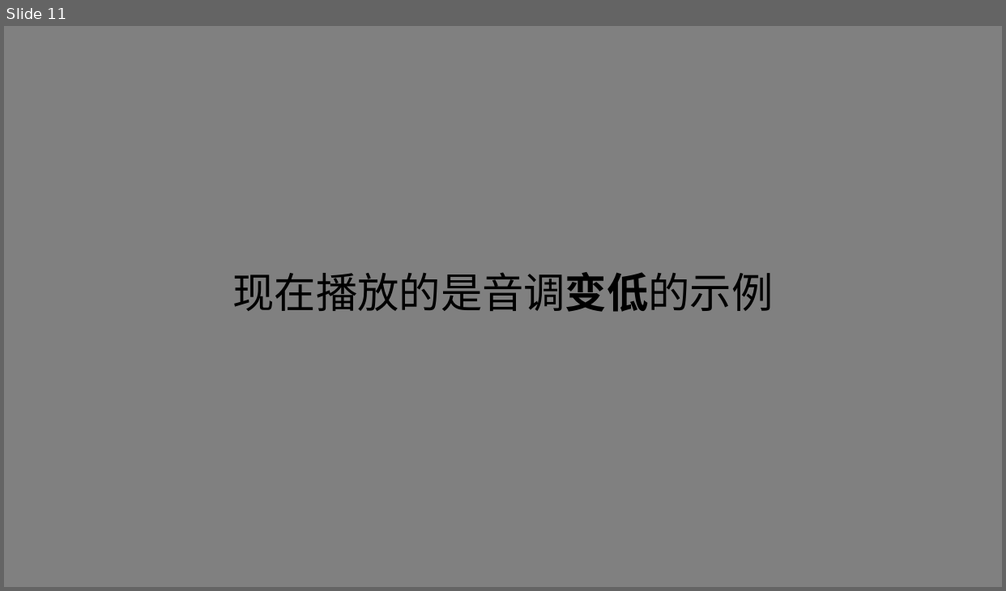
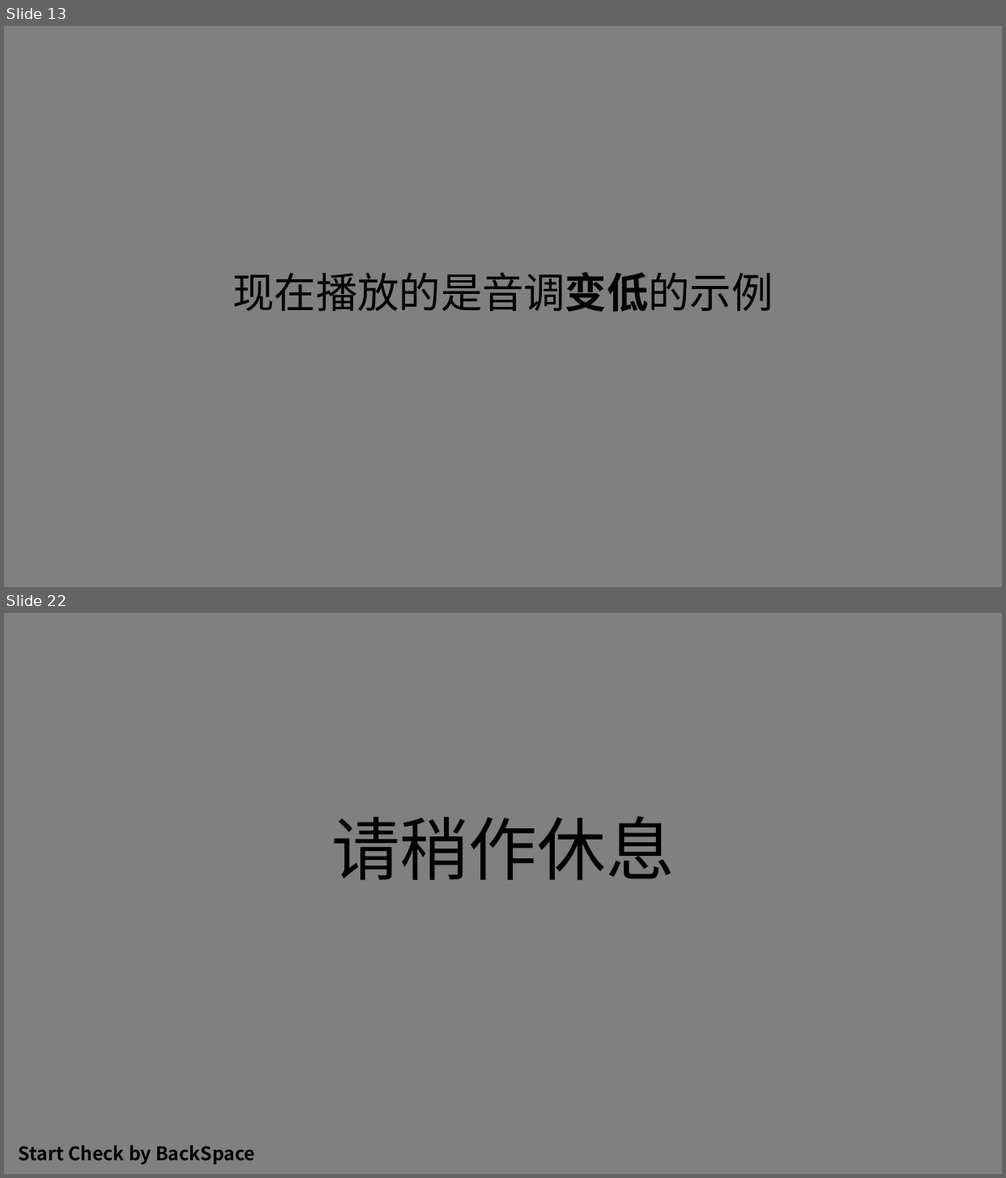
Before and after one commit to lyxose/RhythmicCue, a slide deck: Instructions/指导语.pptx. Shown one above the other, each under a label of ours: slide 11 before the commit, slides 13 and 22 after it; the slides between them are not shown. The pictures are 1006x591 and 1006x1178 pixels, drawn with LibreOffice and Linux fonts; fonts in the diff are those of the drawing. Boxes give left, top, right and bottom in pixels: in the first picture for what was removed or moved away, otherwise in the second. Text is boxed around its words. In the diff, an @@ line names an element or a change of style, - is before the commit and + after.

```diff
--- a/Instructions/指导语.pptx
+++ b/Instructions/指导语.pptx
@@ slide 22 added at <box>4,613,1002,1174</box>, background #808080 @@
@@ text added at <box>331,816,674,880</box>, 66 pt, text #000000 @@
+请稍作休息
@@ text added at <box>19,1145,255,1165</box>, 18 pt, text #000000, bold @@
+Start Check by BackSpace
@@ what was slide 11 is now slide 13 @@
```
Also in this commit, not shown: 10 slides changed, 8 other slides added, 28 other files.
